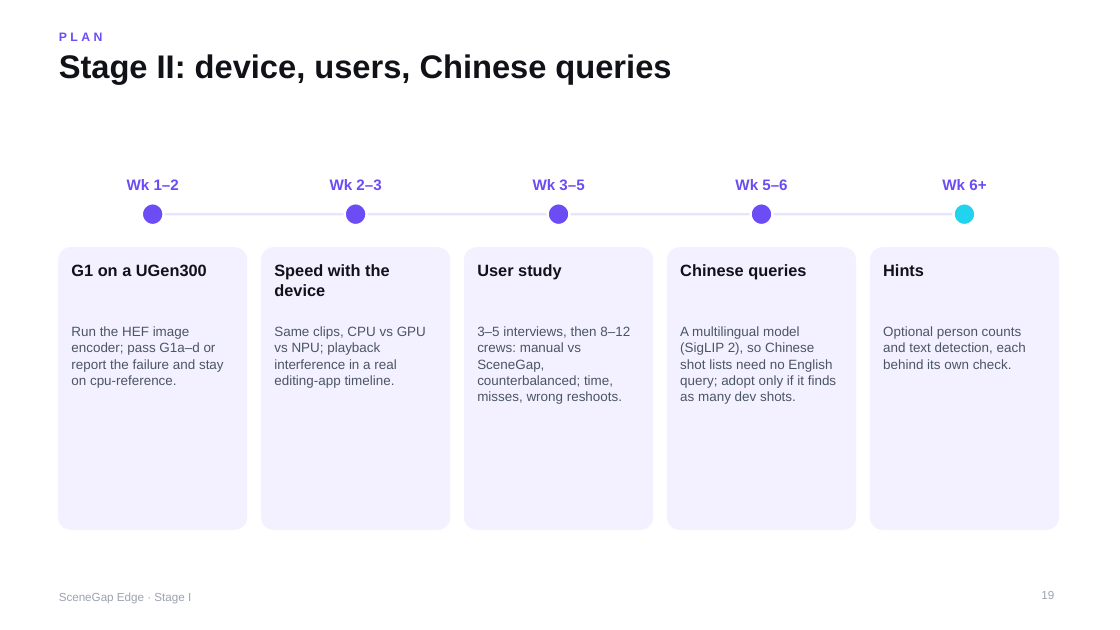
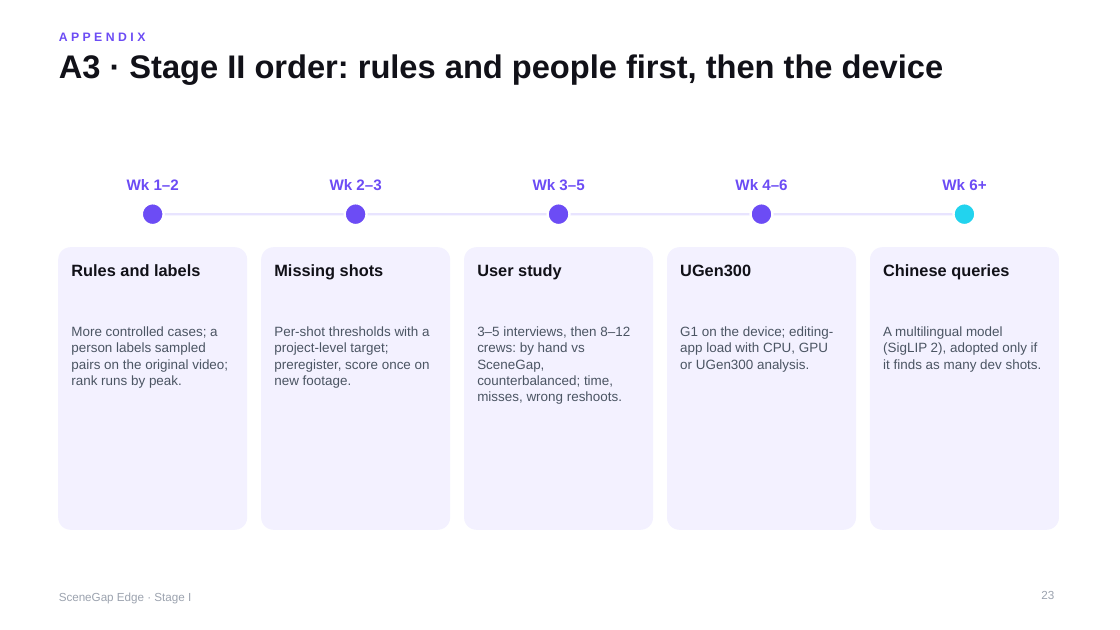
Before and after one commit to yu9bryan/scenegap-edge, a slide deck: slide 23 of docs/deck/SceneGapEdge_StageI_Proposal.pptx (slide 19 before the commit). Drawn at 1120x630 pixels with LibreOffice and Linux fonts; fonts in the diff are those of the drawing. Boxes give left, top, right and bottom in pixels: in the first picture for what was removed or moved away, otherwise in the second. Text is boxed around its words. In the diff, an @@ line names an element or a change of style, - is before the commit and + after.

```diff
--- a/docs/deck/SceneGapEdge_StageI_Proposal.pptx
+++ b/docs/deck/SceneGapEdge_StageI_Proposal.pptx
@@ title at box(59, 54, 944, 84): text changed @@
-Stage II: device, users, Chinese queries
+A3 · Stage II order: rules and people first, then the device
@@ text at box(59, 32, 146, 41): text changed @@
-PLAN
+APPENDIX
@@ text at box(735, 179, 787, 190): text changed @@
-Wk 5–6
+Wk 4–6
@@ text at box(71, 264, 200, 276): text changed @@
-G1 on a UGen300
+Rules and labels
@@ text at box(274, 264, 384, 280): text changed @@
-Speed with the device
+Missing shots
@@ text at box(680, 264, 751, 276): text changed @@
-Chinese queries
+UGen300
@@ text at box(883, 264, 1009, 280): text changed @@
-Hints
+Chinese queries
@@ text at box(71, 326, 228, 388): text changed @@
-Run the HEF image encoder; pass G1a–d or report the failure and stay on cpu-reference.
+More controlled cases; a person labels sampled pairs on the original video; rank runs by peak.
@@ text at box(274, 326, 430, 388): text changed @@
-Same clips, CPU vs GPU vs NPU; playback interference in a real editing-app timeline.
+Per-shot thresholds with a project-level target; preregister, score once on new footage.
@@ text at box(477, 326, 630, 404): text changed @@
-3–5 interviews, then 8–12 crews: manual vs SceneGap, counterbalanced; time, misses, wrong reshoots.
+3–5 interviews, then 8–12 crews: by hand vs SceneGap, counterbalanced; time, misses, wrong reshoots.
@@ text at box(680, 326, 833, 372): text changed @@
-A multilingual model (SigLIP 2), so Chinese shot lists need no English query; adopt only if it finds as many dev shots.
+G1 on the device; editing-app load with CPU, GPU or UGen300 analysis.
@@ text at box(883, 326, 1042, 372): text changed @@
-Optional person counts and text detection, each behind its own check.
+A multilingual model (SigLIP 2), adopted only if it finds as many dev shots.
@@ page number at box(1041, 591, 1054, 599): text changed @@
-19
+23
```
Also in this commit, not shown: 21 other slides changed, 4 slides added, 2 slides removed, 16 other files.
